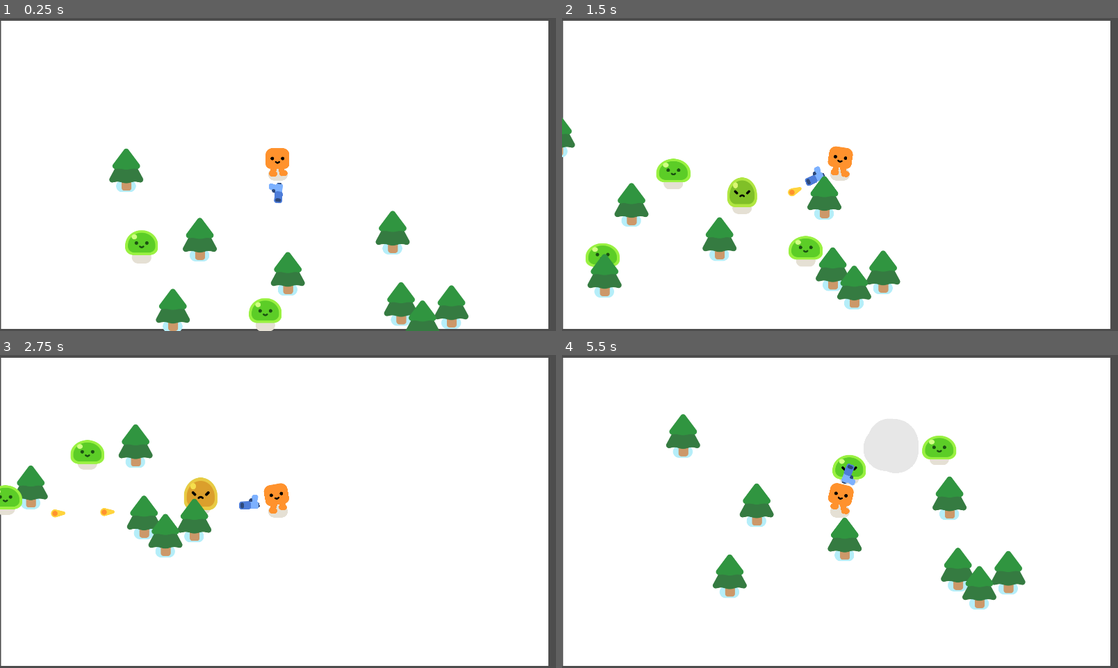
Above: before the commit, frames 1-4 (two rows, left to right).
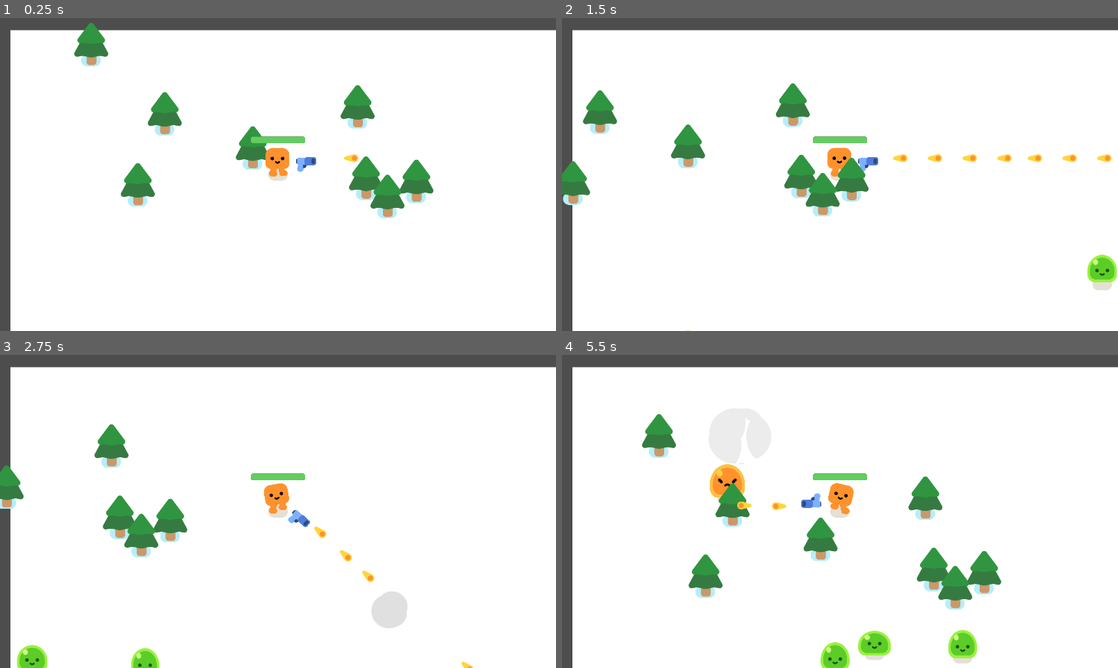
Above: after the commit, the same moments.

Repository: joeypshell/your-first-game-with-godot-4
Game: Godot game, scene res://survivors_game.tscn
Two runs of this game, one before a commit and one after it. Both use one fixed random seed, a clock stepped at 60 frames per second and the inputs below.
Inputs:
- Up to frame 1 (0.25 s): no input
- Up to frame 2 (1.5 s): hold D (move_right) 0.53-1.28 s; hold S (move_down) from 1.28 s (still down)
- Up to frame 3 (2.75 s): release S (move_down) at 2.03 s; hold D (move_right) from 2.03 s (still down)
- Up to frame 4 (5.5 s): release D (move_right) at 2.78 s; hold W (move_up) 2.78-3.53 s; hold A (move_left) 3.53-5.03 s; hold S (move_down) from 5.03 s (still down)

The runs differ from the first frame. In frame 1, 16% of the frame differs, in the area x 0-100%, y 0-100%; in frame 2, 16%; in frame 3, 14%; in frame 4, 17%.

Commit message:
added monster spawning

Diff:
--- a/bullet.gd
+++ b/bullet.gd
@@ -3,8 +3,8 @@
 var travelled_distance = 0
 
 func _physics_process(delta: float) -> void:
-	const SPEED = 10.0
-	const RANGE = 12
+	const SPEED = 15.0
+	const RANGE = 17
 	var direction = Vector2.RIGHT.rotated(rotation)
 	position += direction * SPEED
 
--- a/gun.tscn
+++ b/gun.tscn
@@ -4,7 +4,7 @@
 [ext_resource type="Texture2D" uid="uid://coon1w77o334i" path="res://pistol/pistol.png" id="1_vk1bi"]
 
 [sub_resource type="CircleShape2D" id="CircleShape2D_065na"]
-radius = 1090.1937
+radius = 591.0077
 
 [node name="Gun" type="Area2D" unique_id=1780892630]
 collision_layer = 0
@@ -27,7 +27,7 @@
 position = Vector2(26, -11)
 
 [node name="Timer" type="Timer" parent="." unique_id=563860522]
-wait_time = 0.287
+wait_time = 0.129
 autostart = true
 
 [connection signal="timeout" from="Timer" to="." method="_on_timer_timeout"]
--- a/mob.gd
+++ b/mob.gd
@@ -1,6 +1,6 @@
 extends CharacterBody2D
 
-var health = 5
+var health = 3
 
 @onready var player = get_node("/root/Game/Player")
 
@@ -9,7 +9,7 @@
 
 func _physics_process(delta: float) -> void:
 	var direction = global_position.direction_to(player.global_position)
-	velocity = direction * 300
+	velocity = direction * 100
 	move_and_slide()
 
 func take_damage():
--- a/player.gd
+++ b/player.gd
@@ -1,5 +1,8 @@
 extends CharacterBody2D
 
+signal health_depleted
+
+var health = 100.0
 
 func _physics_process(delta: float) -> void:
 	var direction = Input.get_vector("move_left","move_right","move_up","move_down")
@@ -10,3 +13,11 @@
 		get_node("HappyBoo").play_walk_animation()
 	else:
 		get_node("HappyBoo").play_idle_animation()
+
+	const DAMAGE_RATE = 10.0
+	var overlapping_mobs = %HurtBox.get_overlapping_bodies()
+	if overlapping_mobs.size() > 0:
+		health -= DAMAGE_RATE * overlapping_mobs.size() * delta
+		%ProgressBar.value = health
+		if health <= 0.0:
+			health_depleted.emit()
--- a/player.tscn
+++ b/player.tscn
@@ -10,6 +10,23 @@
 [sub_resource type="GDScript" id="GDScript_onrkg"]
 script/source = "extends CollisionShape2D
 "
+
+[sub_resource type="CircleShape2D" id="CircleShape2D_r3y22"]
+radius = 33.01515
+
+[sub_resource type="StyleBoxFlat" id="StyleBoxFlat_065na"]
+bg_color = Color(0.15294118, 0.16862746, 0.1882353, 1)
+corner_radius_top_left = 8
+corner_radius_top_right = 8
+corner_radius_bottom_right = 8
+corner_radius_bottom_left = 8
+
+[sub_resource type="StyleBoxFlat" id="StyleBoxFlat_r3y22"]
+bg_color = Color(0.3882353, 0.8, 0.37254903, 1)
+corner_radius_top_left = 8
+corner_radius_top_right = 8
+corner_radius_bottom_right = 8
+corner_radius_bottom_left = 8
 
 [node name="Player" type="CharacterBody2D" unique_id=1348636586]
 script = ExtResource("2_onrkg")
@@ -24,3 +41,24 @@
 
 [node name="Gun" parent="." unique_id=1780892630 instance=ExtResource("3_i3pqv")]
 position = Vector2(-1, -35)
+
+[node name="HurtBox" type="Area2D" parent="." unique_id=1804775252]
+unique_name_in_owner = true
+collision_layer = 0
+collision_mask = 2
+
+[node name="CollisionShape2D" type="CollisionShape2D" parent="HurtBox" unique_id=856200266]
+shape = SubResource("CircleShape2D_r3y22")
+debug_color = Color(0.92119426, 0.2201151, 0.44672298, 0.41960785)
+
+[node name="ProgressBar" type="ProgressBar" parent="." unique_id=1314132861]
+unique_name_in_owner = true
+offset_left = -94.0
+offset_top = -131.0
+offset_right = 94.0
+offset_bottom = -108.0
+theme_override_styles/background = SubResource("StyleBoxFlat_065na")
+theme_override_styles/fill = SubResource("StyleBoxFlat_r3y22")
+value = 100.0
+rounded = true
+show_percentage = false
--- /dev/null
+++ b/survivors_game.gd
@@ -0,0 +1,14 @@
+extends Node2D
+
+
+
+func spawn_mob():
+	var new_mob = preload("res://mob.tscn").instantiate()
+	%PathFollow2D.progress_ratio = randf()
+	new_mob.global_position = %PathFollow2D.global_position
+	add_child(new_mob)
+
+
+
+func _on_timer_timeout() -> void:
+	spawn_mob()
--- a/survivors_game.tscn
+++ b/survivors_game.tscn
@@ -1,23 +1,39 @@
 [gd_scene format=3 uid="uid://swcb8q32cvqi"]
 
+[ext_resource type="Script" uid="uid://dlioxh6uq04sj" path="res://survivors_game.gd" id="1_l26od"]
 [ext_resource type="PackedScene" uid="uid://c1sx7bic4uhdj" path="res://player.tscn" id="1_y3pti"]
 [ext_resource type="PackedScene" uid="uid://dq3r015sr1uql" path="res://pine_tree.tscn" id="2_l26od"]
-[ext_resource type="PackedScene" uid="uid://y38gte5o0xf8" path="res://mob.tscn" id="3_l26od"]
+
+[sub_resource type="Curve2D" id="Curve2D_qqaft"]
+_data = {
+"points": PackedVector2Array(0, 0, 0, 0, -119, -131, 0, 0, 0, 0, 2142, -112, 0, 0, 0, 0, 2181, 1305, 0, 0, 0, 0, -126, 1316, 0, 0, 0, 0, -119, -131)
+}
+point_count = 5
 
 [node name="Game" type="Node2D" unique_id=679047954]
 y_sort_enabled = true
+script = ExtResource("1_l26od")
 
 [node name="CanvasLayer" type="CanvasLayer" parent="." unique_id=393242427]
 layer = -5
 
 [node name="ColorRect" type="ColorRect" parent="CanvasLayer" unique_id=730359245]
-offset_left = 4.0
-offset_top = 10.0
-offset_right = 1894.0
-offset_bottom = 1073.0
+offset_left = 36.0
+offset_top = 42.0
+offset_right = 1950.0
+offset_bottom = 1118.0
 
 [node name="Player" parent="." unique_id=1348636586 instance=ExtResource("1_y3pti")]
-position = Vector2(874, 147)
+position = Vector2(995, 581)
+
+[node name="Path2D" type="Path2D" parent="Player" unique_id=422632675]
+position = Vector2(-995, -581)
+curve = SubResource("Curve2D_qqaft")
+
+[node name="PathFollow2D" type="PathFollow2D" parent="Player/Path2D" unique_id=1482296832]
+unique_name_in_owner = true
+position = Vector2(-119, -131)
+rotation = 0.008403163
 
 [node name="pine_tree" parent="." unique_id=2066611745 instance=ExtResource("2_l26od")]
 position = Vector2(908, 483)
@@ -43,14 +59,8 @@
 [node name="pine_tree8" parent="." unique_id=1708189375 instance=ExtResource("2_l26od")]
 position = Vector2(1299, 587)
 
-[node name="mob" parent="." unique_id=538342233 instance=ExtResource("3_l26od")]
-position = Vector2(824, 742)
+[node name="Timer" type="Timer" parent="." unique_id=77900078]
+wait_time = 0.3
+autostart = true
 
-[node name="mob2" parent="." unique_id=1085160877 instance=ExtResource("3_l26od")]
-position = Vector2(273, 870)
-
-[node name="mob3" parent="." unique_id=898929970 instance=ExtResource("3_l26od")]
-position = Vector2(339, 472)
-
-[node name="mob4" parent="." unique_id=1187132482 instance=ExtResource("3_l26od")]
-position = Vector2(1282, 988)
+[connection signal="timeout" from="Timer" to="." method="_on_timer_timeout"]
Not shown, added: survivors_game.gd.uid
